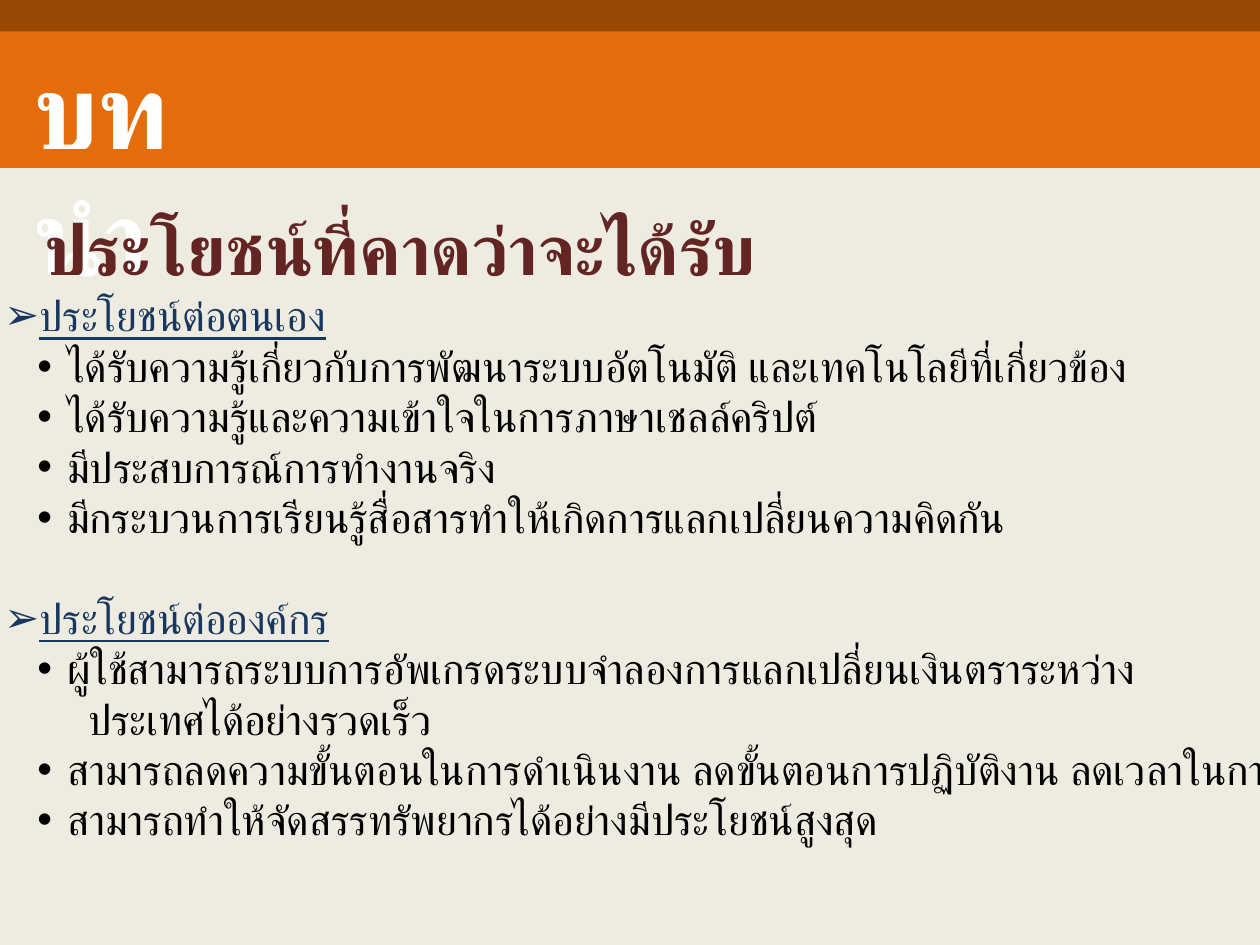
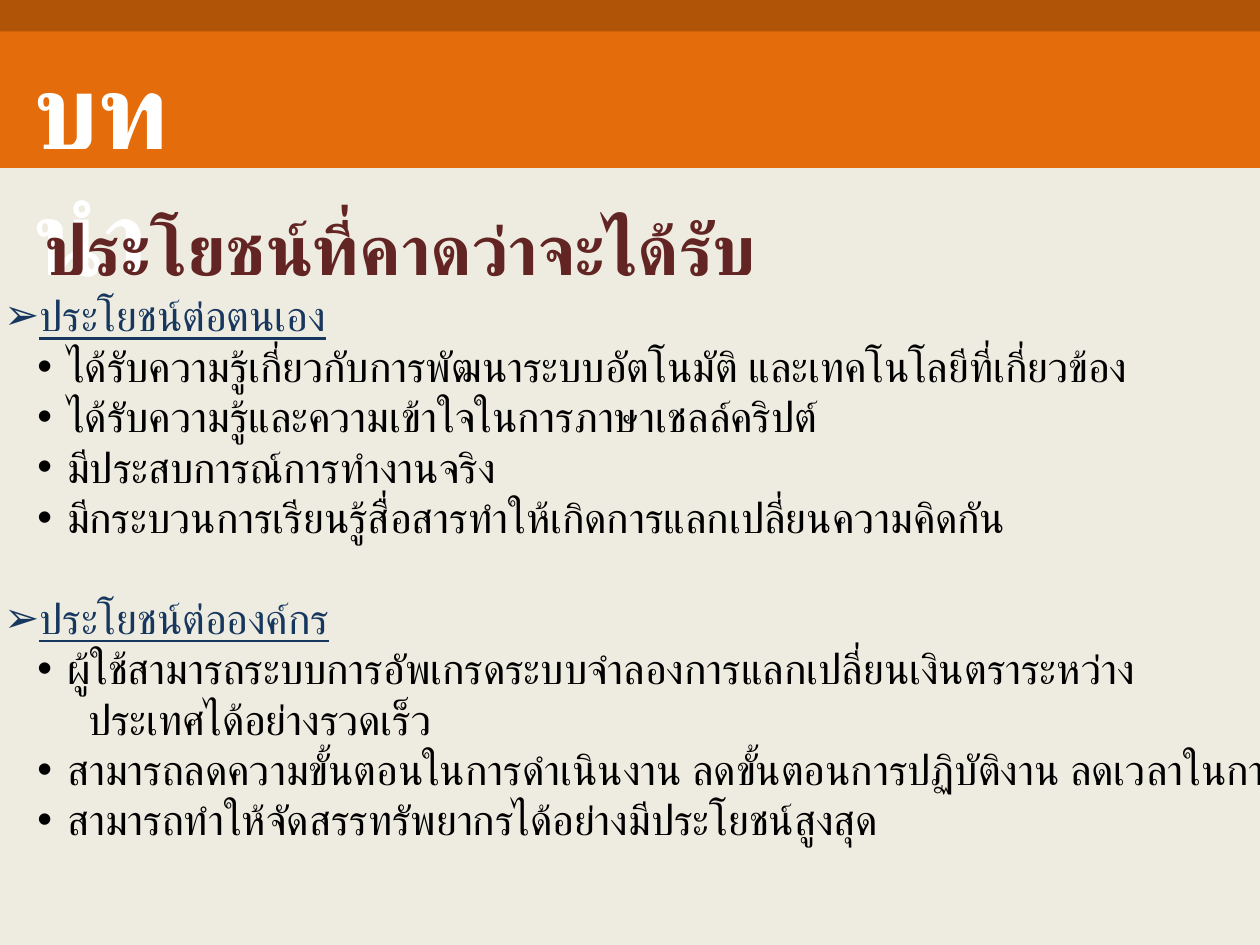
Before and after one commit to picahpm/ThesisPi, a slide deck: slide 7 of 1stPresent.ppt. Drawn at 1260x945 pixels with LibreOffice and Linux fonts; fonts in the diff are those of the drawing. Boxes give left, top, right and bottom in pixels: in the first picture for what was removed or moved away, otherwise in the second. Text is boxed around its words. In the diff, an @@ line names an element or a change of style, - is before the commit and + after.

```diff
--- a/1stPresent.ppt
+++ b/1stPresent.ppt
@@ rectangle at bbox=[0, 0, 1260, 32]: fill #984807 to #B05408 @@
```
Also in this commit, not shown: 8 other slides changed, 1 other file.
